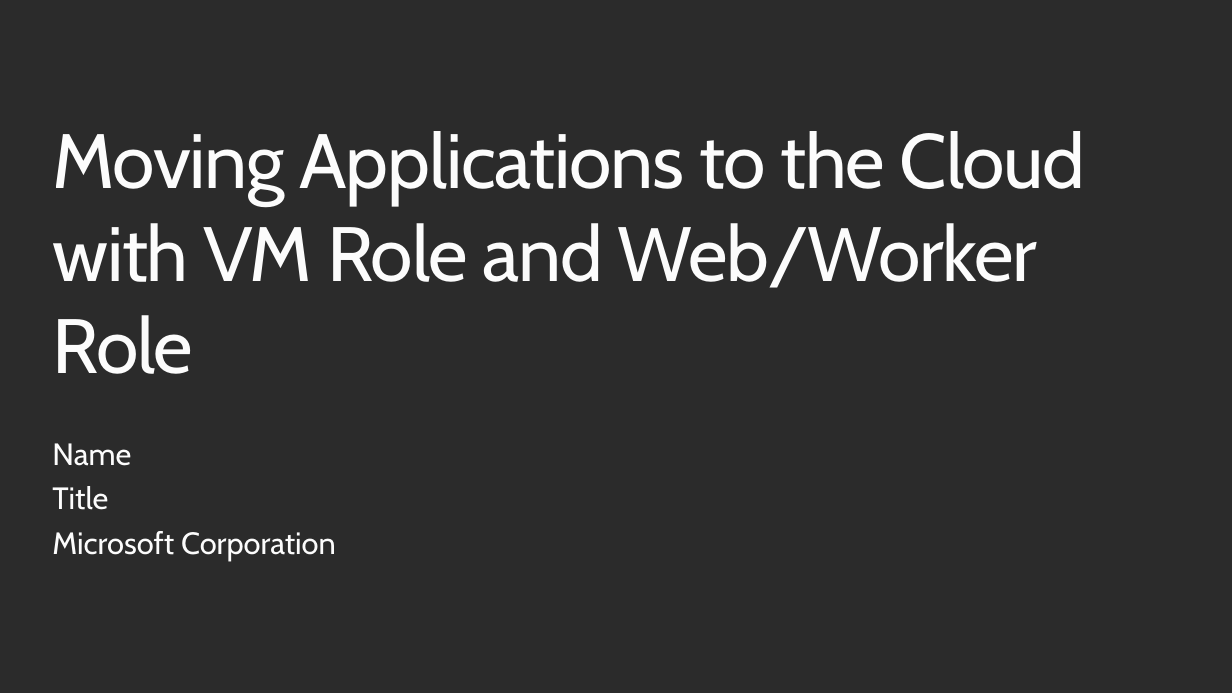
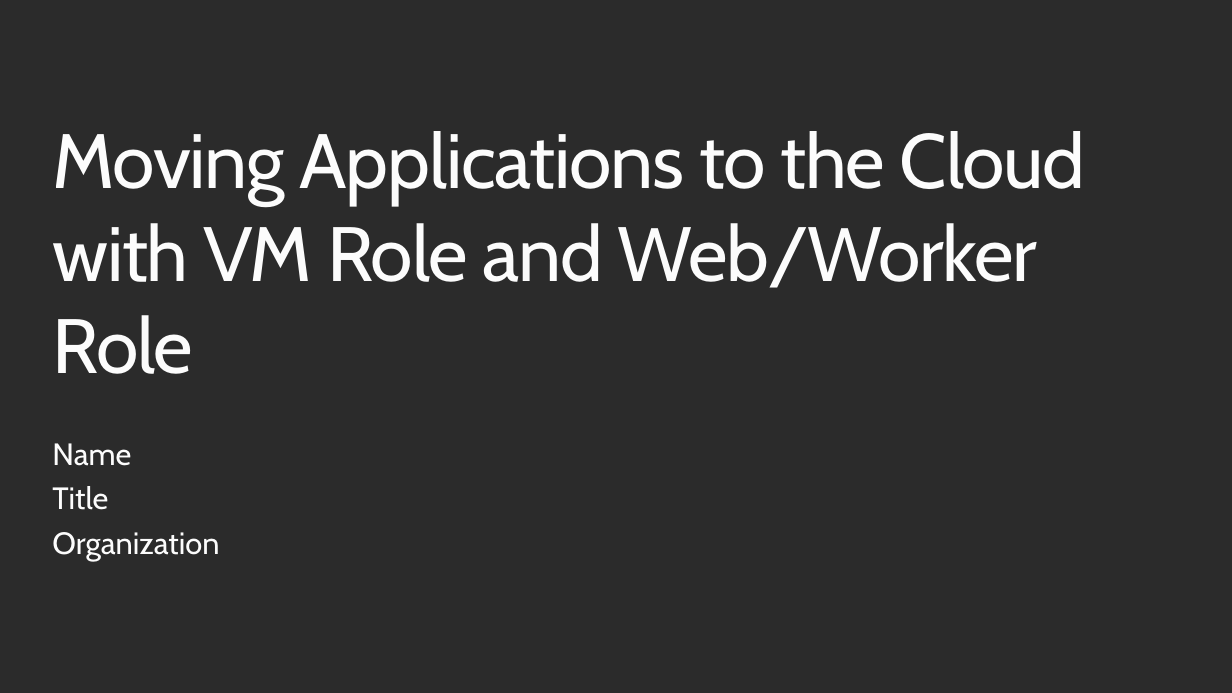
Before and after one commit to mwasham/WATK-Presentations, a slide deck: slide 1 of MovingApplicationsToTheCloudWithVMRole/MovingApplicationsToTheCloudWithVMRole.pptx. Drawn at 1232x693 pixels with LibreOffice and Linux fonts; fonts in the diff are those of the drawing; background and template pictures are left out; a plain dark background stands for a picture behind light text. Boxes give left, top, right and bottom in pixels: in the first picture for what was removed or moved away, otherwise in the second. Text is boxed around its words. In the diff, an @@ line names an element or a change of style, - is before the commit and + after.

Commit message:
updated presentations

```diff
--- a/MovingApplicationsToTheCloudWithVMRole/MovingApplicationsToTheCloudWithVMRole.pptx
+++ b/MovingApplicationsToTheCloudWithVMRole/MovingApplicationsToTheCloudWithVMRole.pptx
@@ text at box(52, 532, 219, 561): text changed @@
-Microsoft Corporation
+Organization
```
Also in this commit, not shown: 42 other files.
